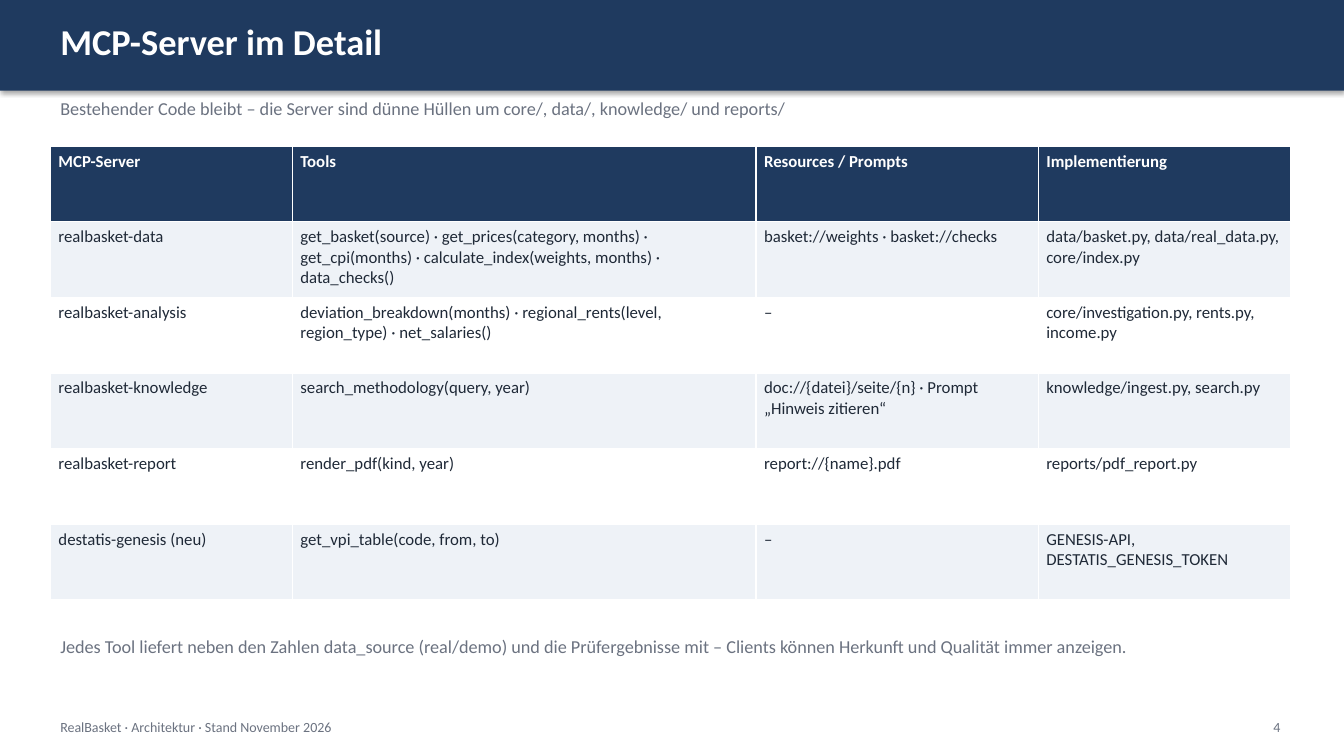
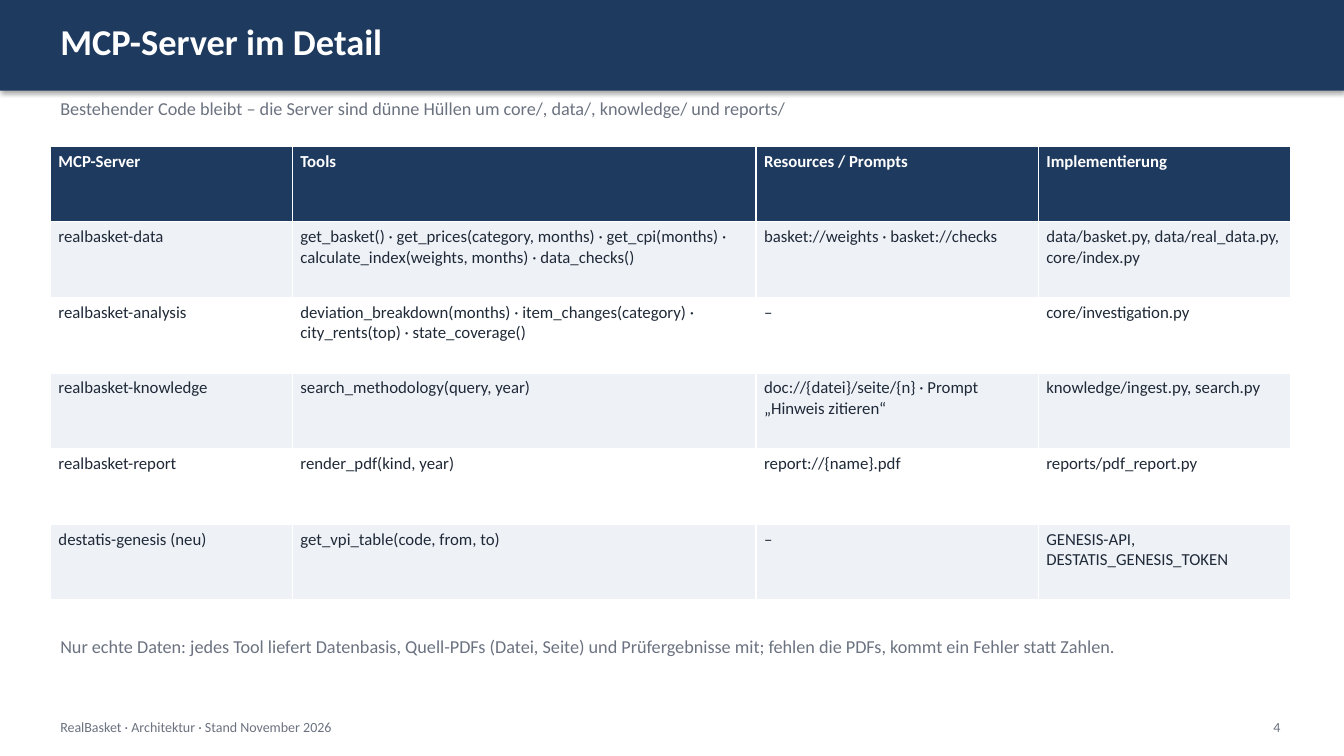
Before and after one commit to ValentinIliu1212/real-basket, a slide deck: slide 4 of docs/architecture/RealBasket_Architektur_Vorschlag_MCP_A2A.pptx. Drawn at 1344x756 pixels with LibreOffice and Linux fonts; fonts in the diff are those of the drawing. Boxes give left, top, right and bottom in pixels: in the first picture for what was removed or moved away, otherwise in the second. Text is boxed around its words. In the diff, an @@ line names an element or a change of style, - is before the commit and + after.

Commit message:
Remove synthetic demo data: real reference data only; regenerate architecture decks

```diff
--- a/docs/architecture/RealBasket_Architektur_Vorschlag_MCP_A2A.pptx
+++ b/docs/architecture/RealBasket_Architektur_Vorschlag_MCP_A2A.pptx
@@ table at [50, 146, 1291, 600] @@
-row 2, column 2: get_basket(source) · get_prices(category, months) · get_cpi(months) · calculate_index(weights, months) · data_checks()
+row 2, column 2: get_basket() · get_prices(category, months) · get_cpi(months) · calculate_index(weights, months) · data_checks()
-row 3, column 2: deviation_breakdown(months) · regional_rents(level, region_type) · net_salaries()
+row 3, column 2: deviation_breakdown(months) · item_changes(category) · city_rents(top) · state_coverage()
-row 3, column 4: core/investigation.py, rents.py, income.py
+row 3, column 4: core/investigation.py
@@ text at [60, 640, 1114, 656]: text changed @@
-Jedes Tool liefert neben den Zahlen data_source (real/demo) und die Prüfergebnisse mit – Clients können Herkunft und Qualität immer anzeigen.
+Nur echte Daten: jedes Tool liefert Datenbasis, Quell-PDFs (Datei, Seite) und Prüfergebnisse mit; fehlen die PDFs, kommt ein Fehler statt Zahlen.
```
Also in this commit, not shown: 6 other slides changed, 28 other files.
